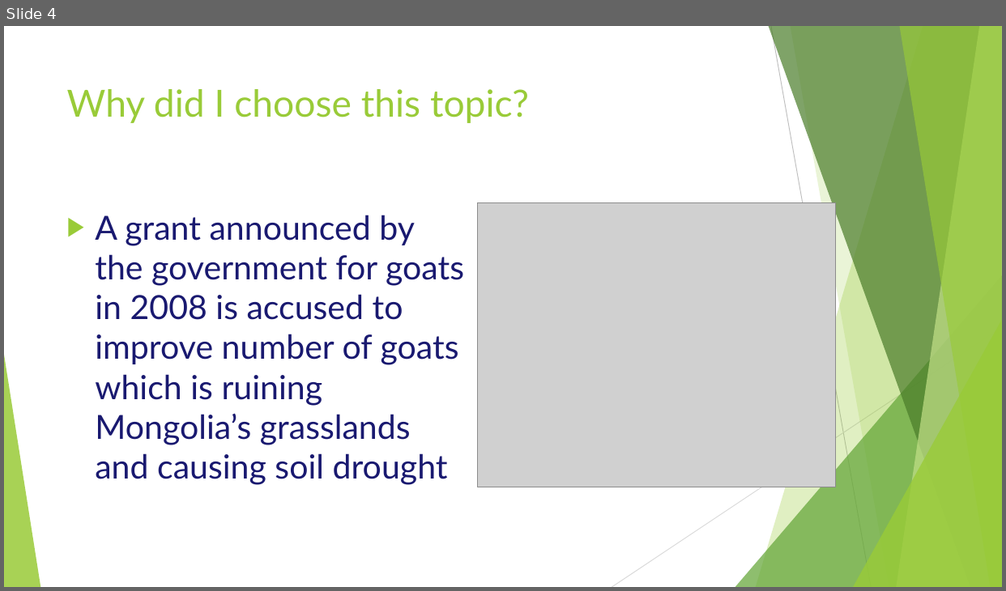
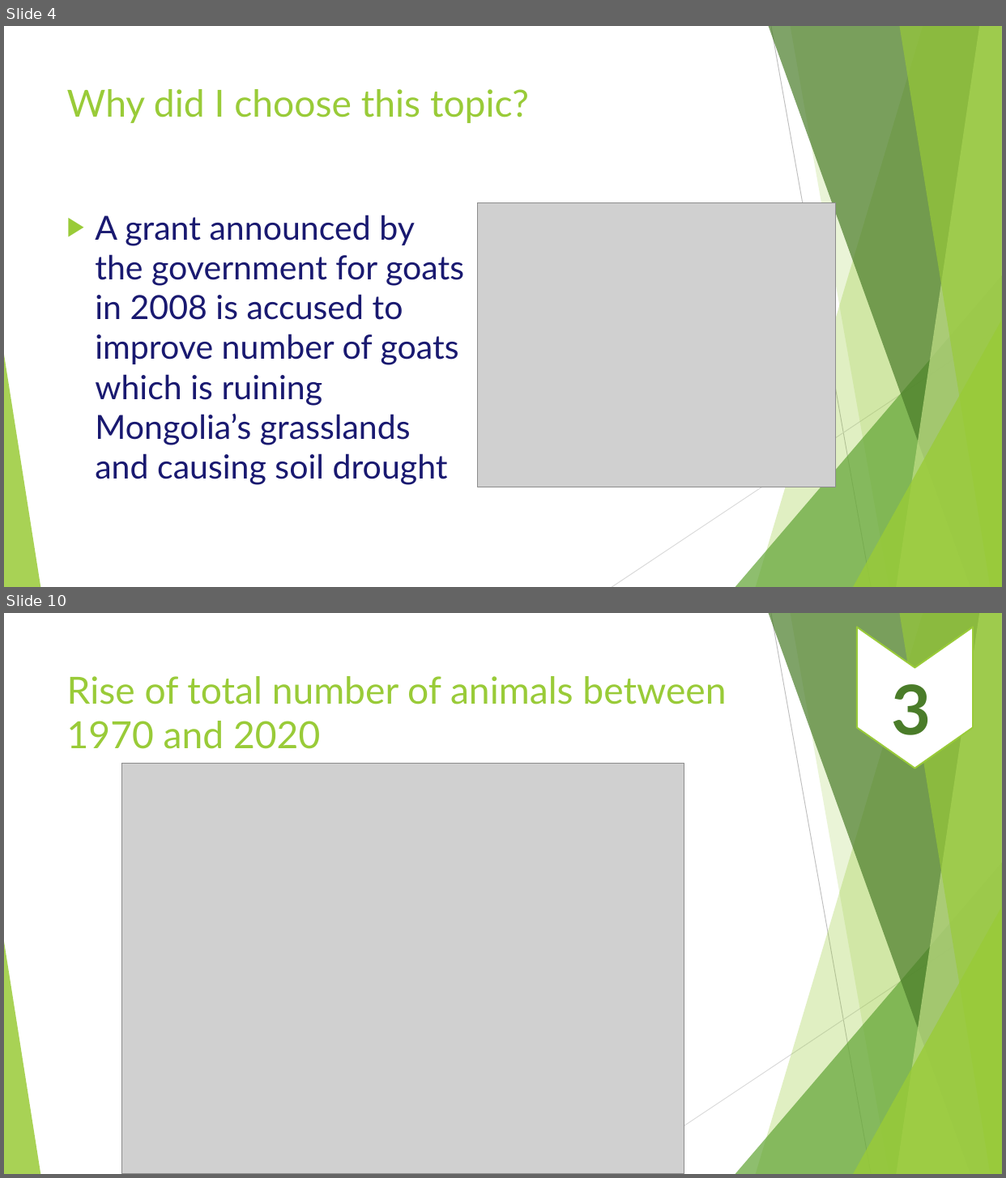
Before and after one commit to jina2020/Projects, a slide deck: Weather and animal data in Mongolia/Weather and animal correlation in Mongolia.pptx. Shown one above the other, each under a label of ours: slide 4 before the commit, slides 4 and 10 after it; the slides between them are not shown. The pictures are 1006x591 and 1006x1178 pixels, drawn with LibreOffice and Linux fonts; fonts in the diff are those of the drawing; grey boxes stand for pictures. Boxes give left, top, right and bottom in pixels: in the first picture for what was removed or moved away, otherwise in the second. Text is boxed around its words. In the diff, an @@ line names an element or a change of style, - is before the commit and + after.

```diff
--- a/Weather and animal data in Mongolia/Weather and animal correlation in Mongolia.pptx
+++ b/Weather and animal data in Mongolia/Weather and animal correlation in Mongolia.pptx
@@ slide 10 added at (x1=4, y1=613, x2=1002, y2=1174), background #FFFFFF; not listed: 10 template elements that a slide beside it also shows @@
@@ chevron added at (x1=858, y1=628, x2=974, y2=769), fill #FFFFFF, outline #99CB38 1.5 pt @@
@@ title added at (x1=67, y1=676, x2=726, y2=749), 36 pt, text #99CB38 @@
+Rise of total number of animals between 1970 and 2020
@@ text added at (x1=892, y1=684, x2=931, y2=735), 66 pt, text #4A7C29, bold @@
+3
@@ picture added at (x1=122, y1=764, x2=684, y2=1174) @@
```
Also in this commit, not shown: 6 slides changed, 5 other slides added, 2 slides removed, 5 other files.
